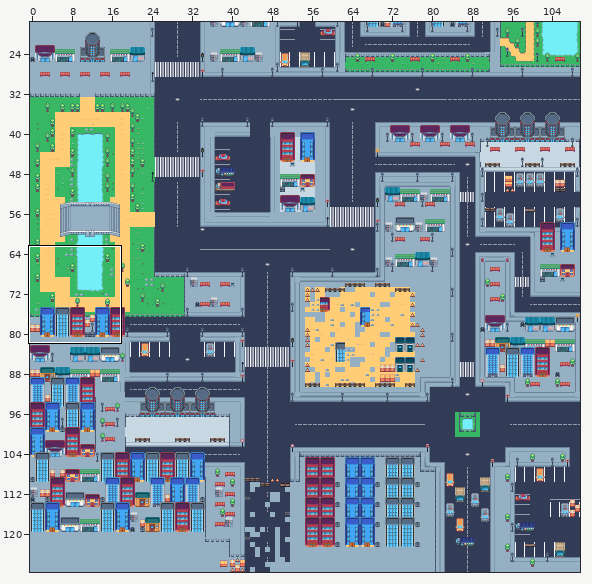
An edit to a level. Tiled map, assets/Mapas/mapa.tmx. Above: a wide view before the commit, with the close-up outlined.
Close-up. Before the edit:
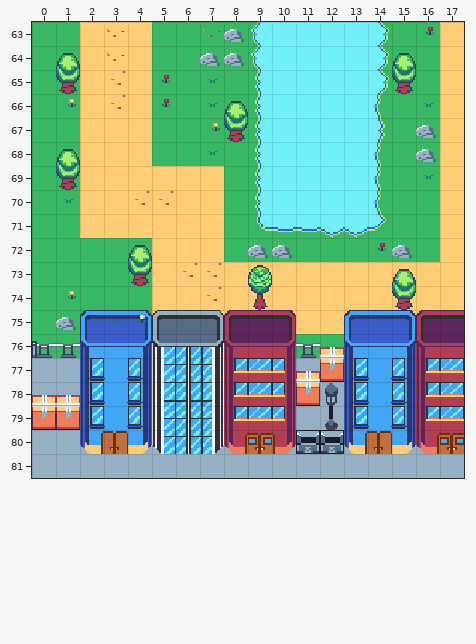
Cells are 16x16 px. Shown: x 0..17, y 63..81. The commit also changed other parts of the map, which this record leaves out.
After the commit:
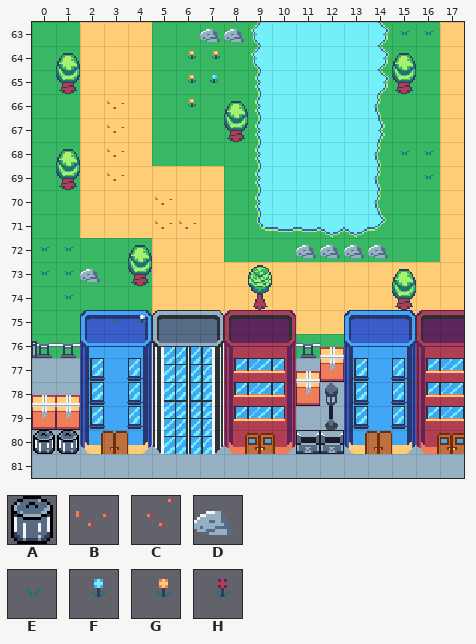
Key: from "level1": A 665, B 3092, C 3156, D 3221, E 3396, F 3397, G 3398, H 3461.
_ is an empty cell, . an unchanged one.
Tiles of an added or newly shown layer are drawn over the layers below it.
Diff:
--- layer "adicionales" (added)
@@ x 0..16 @@
-63 ......._.......__
-64 ......__.........
-65 ......__.........
-66 ..._.._..........
-67 ..._.............
-68 ..._...........__
-69 ..._.............
-70 ....._...........
-71 .....__..........
-72 __.........____..
-73 ___..............
-74 ._...............
+63 .......D.......EE
+64 ......GG.........
+65 ......GF.........
+66 ...B..G..........
+67 ...B.............
+68 ...B...........EE
+69 ...B.............
+70 .....B...........
+71 .....BB..........
+72 EE.........DDDD..
+73 EED..............
+74 .E...............
--- layer "hierba"
@@ x 1..16 @@
-63 ..B...B........H
-64 ..B...DD........
-65 ..C.H.E.........
-66 G.C.H.E........E
-67 ......G........D
-68 ......E........D
+63 .._..._........_
+64 .._...__........
+65 .._._._.........
+66 _._._._........_
+67 ......_........_
+68 ......_........_
@@ x 1..5 @@
-70 E..CC
+70 _..__
@@ x 1..15 @@
-72 ........DD...HD
-73 .....CC........
-74 G.....C........
-75 D..............
+72 ........__...__
+73 .....__........
+74 _....._........
+75 _..............
--- layer "explosiones" (now shown)
@@ x 0..1 @@
-80 __
+80 AA
